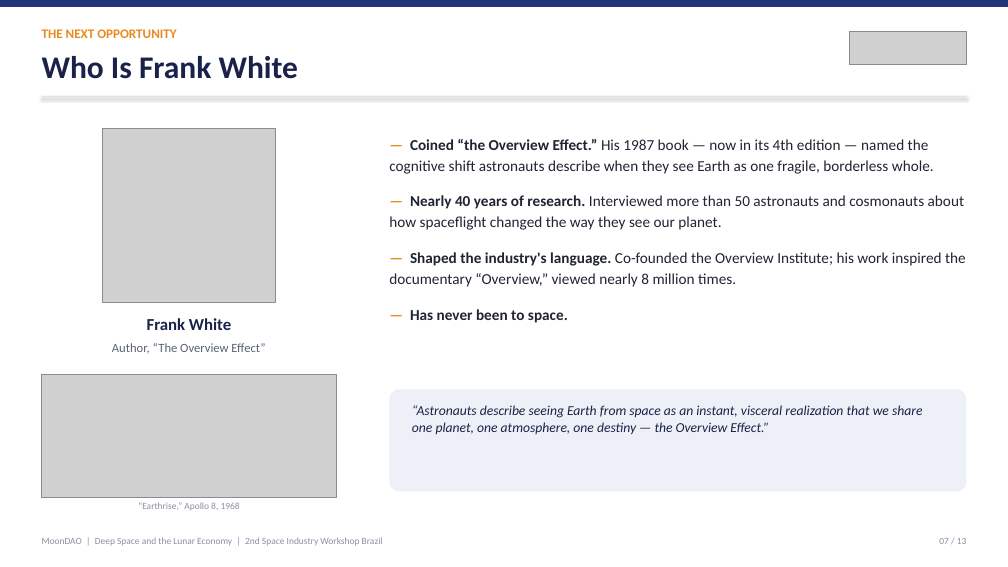
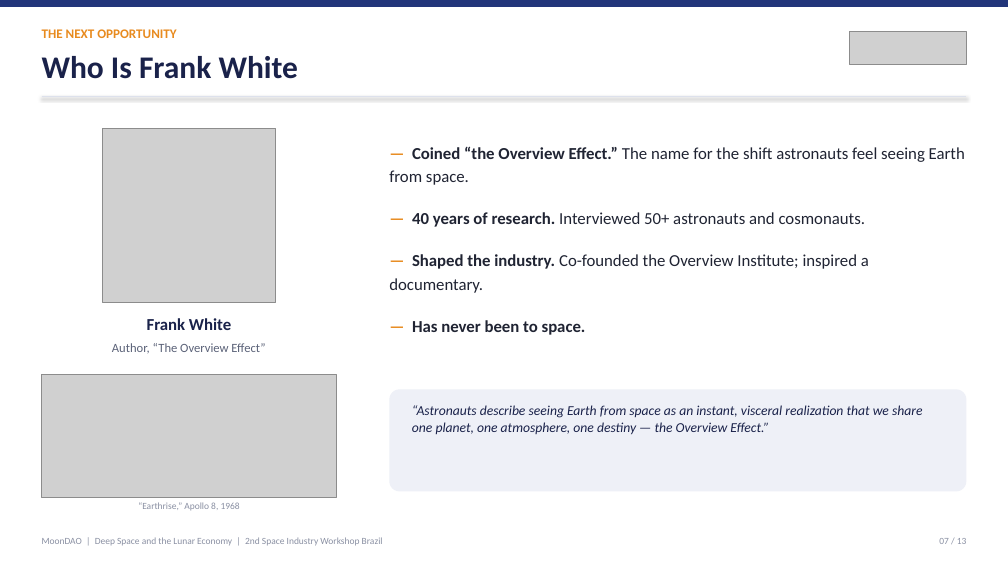
Before and after one commit to Official-MoonDao/MoonDAO, a slide deck: slide 7 of presentations/rio-innovation-week-2026/dist/MoonDAO_Rio_Innovation_Week.pptx. Drawn at 1008x567 pixels with LibreOffice and Linux fonts; fonts in the diff are those of the drawing; grey boxes stand for pictures. Boxes give left, top, right and bottom in pixels: in the first picture for what was removed or moved away, otherwise in the second. Text is boxed around its words. In the diff, an @@ line names an element or a change of style, - is before the commit and + after.

```diff
--- a/presentations/rio-innovation-week-2026/dist/MoonDAO_Rio_Innovation_Week.pptx
+++ b/presentations/rio-innovation-week-2026/dist/MoonDAO_Rio_Innovation_Week.pptx
@@ text at [389, 146, 965, 293]: text changed; size 14.5 to 16 pt @@
-— Coined “the Overview Effect.” His 1987 book — now in its 4th edition — named the cognitive shift astronauts describe when they see Earth as one fragile, borderless whole.
-— Nearly 40 years of research. Interviewed more than 50 astronauts and cosmonauts about how spaceflight changed the way they see our planet.
-— Shaped the industry's language. Co-founded the Overview Institute; his work inspired the documentary “Overview,” viewed nearly 8 million times.
+— Coined “the Overview Effect.” The name for the shift astronauts feel seeing Earth from space.
+— 40 years of research. Interviewed 50+ astronauts and cosmonauts.
+— Shaped the industry. Co-founded the Overview Institute; inspired a documentary.
@@ text "— Coined “the Overview Effect.” ...": place and size @@
-text "— Coined “the Overview Effect.” ..." at [389, 139, 966, 323]
+text "— Coined “the Overview Effect.” ..." at [389, 146, 965, 335]
@@ text at [412, 320, 586, 335]: size 14.5 to 16 pt in "— Has never been to space."; more space between paragraphs @@
```
Also in this commit, not shown: 7 other slides changed, 2 slides added, 2 slides removed, 15 other files.
